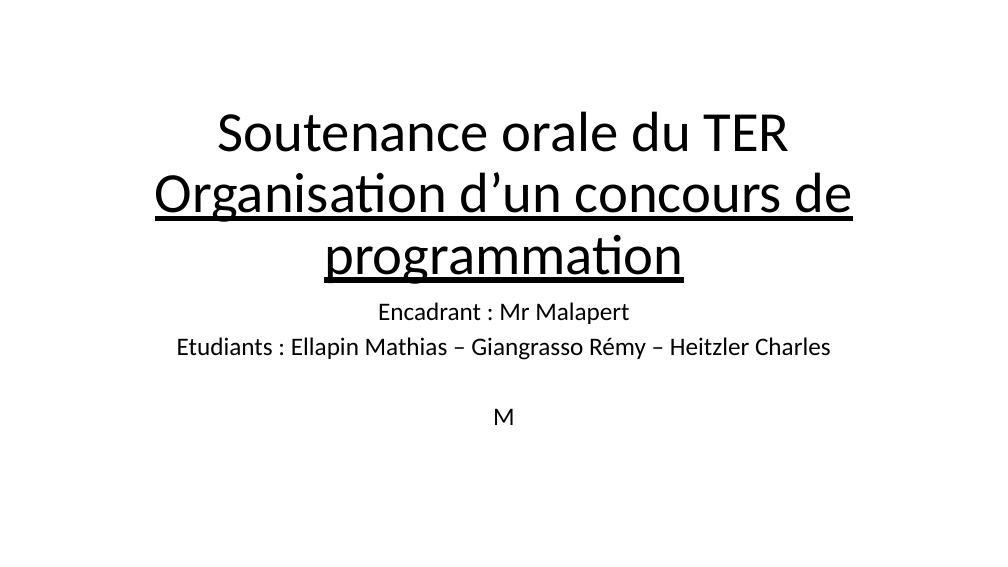
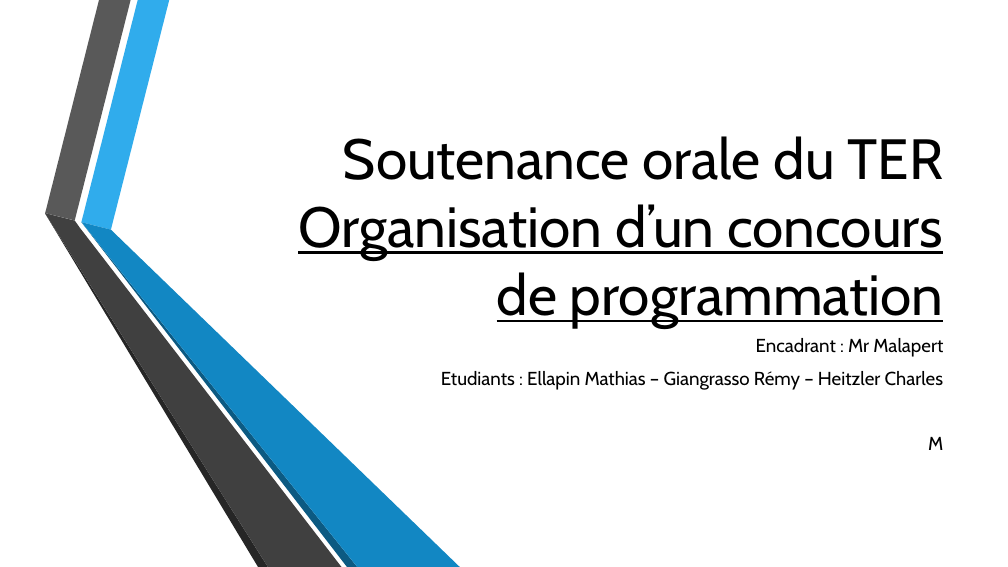
Before and after one commit to GRnice/ConcoursJuin, a slide deck: slide 1 of rapport/presentation.pptx. Drawn at 1008x567 pixels with LibreOffice and Linux fonts; fonts in the diff are those of the drawing; background and template pictures are left out. Boxes give left, top, right and bottom in pixels: in the first picture for what was removed or moved away, otherwise in the second. Text is boxed around its words. In the diff, an @@ line names an element or a change of style, - is before the commit and + after.

Commit message:
theme en + dans le ppt

```diff
--- a/rapport/presentation.pptx
+++ b/rapport/presentation.pptx
@@ title "Soutenance orale du TER Organisation ...": place and size @@
-title "Soutenance orale du TER Organisation ..." at [155, 111, 853, 284]
+title "Soutenance orale du TER Organisation ..." at [298, 136, 944, 328]
@@ title "Soutenance orale du TER Organisation ..." at [298, 136, 944, 328]: font Calibri to Cabin; alignment centre to right; line spacing 0.9 to 1 @@
@@ group added at [45, 0, 461, 567]: 6 freeform shapes @@
@@ subtitle "Encadrant : Mr Malapert": place and size @@
-subtitle "Encadrant : Mr Malapert" at [177, 302, 831, 425]
+subtitle "Encadrant : Mr Malapert" at [441, 338, 943, 450]
@@ subtitle "Encadrant : Mr Malapert" at [441, 338, 943, 450]: size 24 to 17.9 pt, font Calibri to Cabin; alignment centre to right; line spacing 0.8 to 1 @@
```
Also in this commit, not shown: 14 other slides changed.
